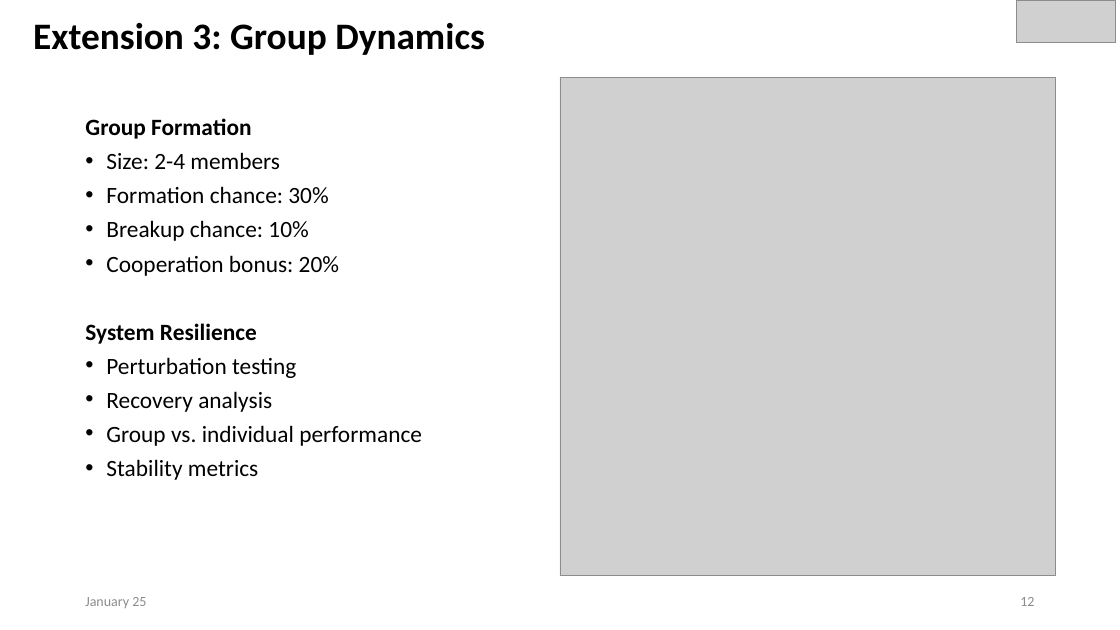
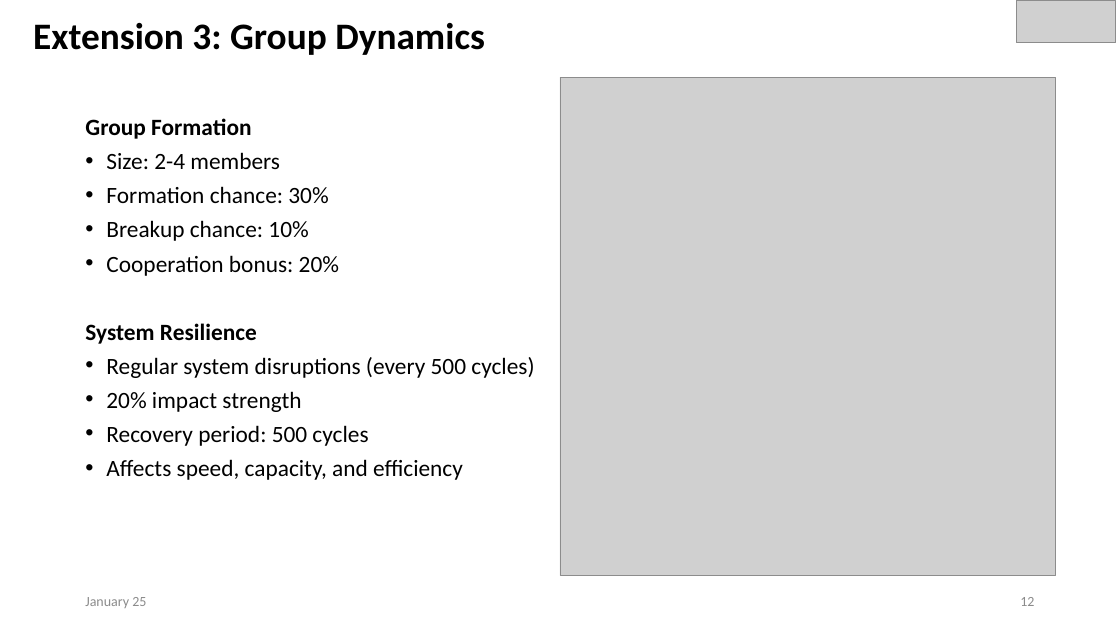
Before and after one commit to Lib3Rt9/ModelingAndSimulation, a slide deck: slide 12 of PROJECT/REPORT/GAMA_Presentation.pptx. Drawn at 1120x630 pixels with LibreOffice and Linux fonts; fonts in the diff are those of the drawing; grey boxes stand for pictures. Boxes give left, top, right and bottom in pixels: in the first picture for what was removed or moved away, otherwise in the second. Text is boxed around its words. In the diff, an @@ line names an element or a change of style, - is before the commit and + after.

```diff
--- a/PROJECT/REPORT/GAMA_Presentation.pptx
+++ b/PROJECT/REPORT/GAMA_Presentation.pptx
@@ text at [106,357,534,480]: text changed @@
-• Perturbation testing
-• Recovery analysis
-• Group vs. individual performance
-• Stability metrics
+• Regular system disruptions (every 500 cycles)
+• 20% impact strength
+• Recovery period: 500 cycles
+• Affects speed, capacity, and efficiency
```
Also in this commit, not shown: 1 other file.
